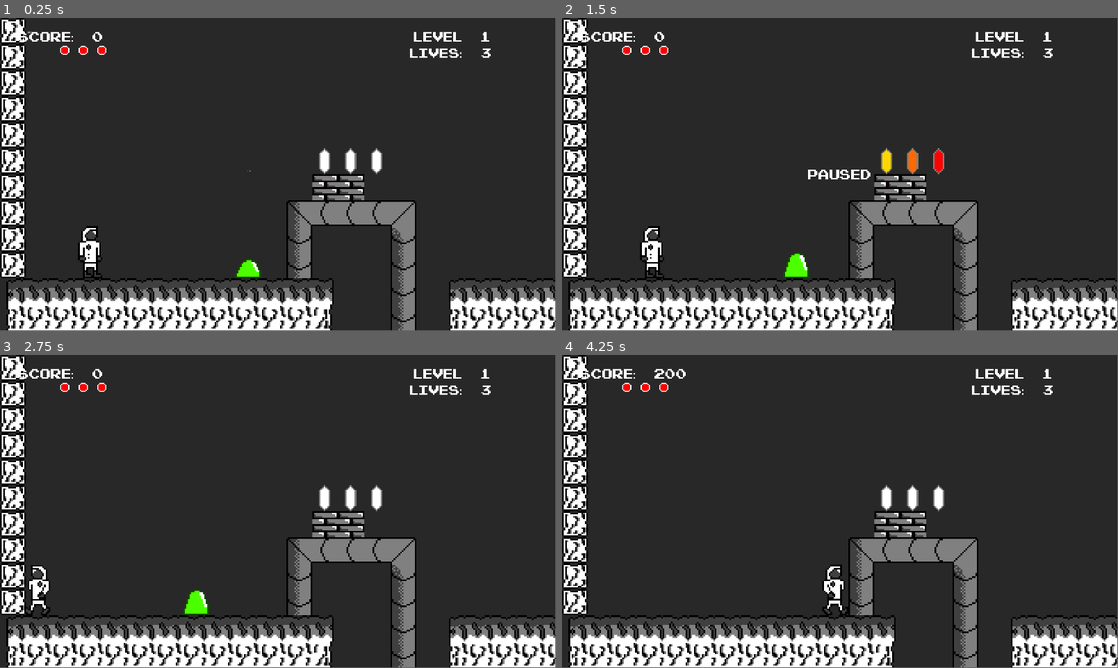
Above: before the commit, frames 1-4 (two rows, left to right).
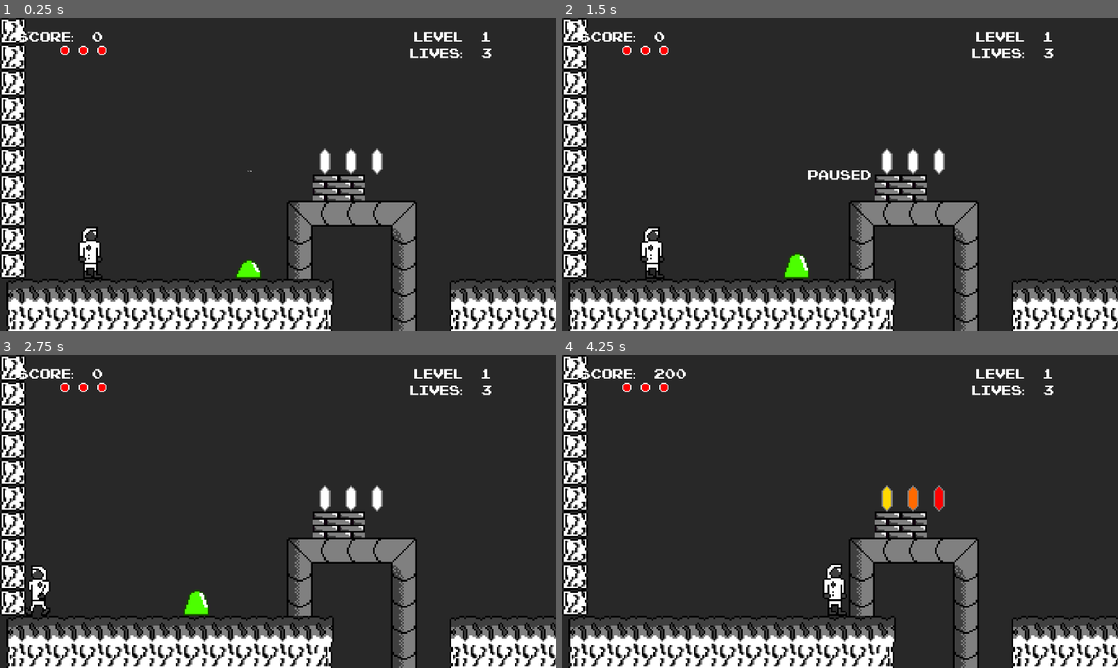
Above: after the commit, the same moments.

Repository: ekumagair/Space-Explorer-Godot
Game: Godot game, scene res://Scenes/TestScene.tscn
Two runs of this game, one before a commit and one after it. Both use one fixed random seed, a clock stepped at 60 frames per second and the inputs below. This scene is started directly instead of the project's main scene. Sound files missing from this copy of the repository are replaced by a short silence.
Inputs:
- Up to frame 1 (0.25 s): no input
- Up to frame 2 (1.5 s): tap Enter (Pause) at 0.5 s; hold Right (WalkRight) from 0.53 s (still down); tap Z (Fire) at 0.6, 1.35 s; tap X (Jump) at 0.77 s; tap Space at 1.25 s
- Up to frame 3 (2.75 s): tap X (Jump) at 1.52 s; tap Enter (Pause) at 2 s; release Right (WalkRight) at 2.03 s; hold Left (WalkLeft) from 2.03 s (still down); tap Z (Fire) at 2.1 s
- Up to frame 4 (4.25 s): release Left (WalkLeft) at 2.78 s; hold Right (WalkRight) from 2.78 s (still down); tap Z (Fire) at 2.85, 3.6 s; tap X (Jump) at 3.02, 3.77 s; tap F5 (Screenshot, bound only after the commit) at 4.15 s
In our replay, the window is 799x449 before the commit and 800x450 after it. These sizes can differ from the game's own. Grey fills any space a smaller window leaves; there, only what the larger window draws over its background counts as a difference.

The runs differ from the first frame. In frame 1, 4.8% of the frame differs, in the area x 0-100%, y 0-100%; in frame 2, 5.2%; in frame 3, 4.8%; in frame 4, 5.2%.

Commit message:
First public version
Added screenshot input and adjusted animation speeds on some objects.

Diff:
--- a/Prefabs/Bullet.tscn
+++ b/Prefabs/Bullet.tscn
@@ -22,7 +22,7 @@
 }],
 "loop": true,
 "name": &"default",
-"speed": 5.0
+"speed": 6.0
 }]
 
 [sub_resource type="CircleShape2D" id="CircleShape2D_4cu4a"]
@@ -36,7 +36,7 @@
 [node name="AnimatedSprite2D" type="AnimatedSprite2D" parent="."]
 sprite_frames = SubResource("SpriteFrames_pk5wf")
 autoplay = "default"
-frame_progress = 0.638803
+frame_progress = 0.166246
 
 [node name="CollisionShape2D" type="CollisionShape2D" parent="."]
 shape = SubResource("CircleShape2D_4cu4a")
--- a/Prefabs/CannonShot.tscn
+++ b/Prefabs/CannonShot.tscn
@@ -22,7 +22,7 @@
 }],
 "loop": true,
 "name": &"default",
-"speed": 5.0
+"speed": 6.0
 }]
 
 [sub_resource type="CircleShape2D" id="CircleShape2D_4cu4a"]
@@ -37,8 +37,7 @@
 [node name="AnimatedSprite2D" type="AnimatedSprite2D" parent="."]
 sprite_frames = SubResource("SpriteFrames_pk5wf")
 autoplay = "default"
-frame = 1
-frame_progress = 0.589827
+frame_progress = 0.830558
 
 [node name="CollisionShape2D" type="CollisionShape2D" parent="."]
 shape = SubResource("CircleShape2D_4cu4a")
--- a/Prefabs/CrystalOrange.tscn
+++ b/Prefabs/CrystalOrange.tscn
@@ -7,4 +7,4 @@
 giveScore = 400
 
 [node name="AnimatedSprite2D" parent="." index="0"]
-animation = &"orange"
+animation = &"red"
--- a/Prefabs/CrystalYellow.tscn
+++ b/Prefabs/CrystalYellow.tscn
@@ -40,7 +40,7 @@
 }],
 "loop": true,
 "name": &"orange",
-"speed": 4.0
+"speed": 6.0
 }, {
 "frames": [{
 "duration": 1.0,
@@ -51,7 +51,7 @@
 }],
 "loop": true,
 "name": &"red",
-"speed": 4.0
+"speed": 6.0
 }, {
 "frames": [{
 "duration": 1.0,
@@ -62,7 +62,7 @@
 }],
 "loop": true,
 "name": &"yellow",
-"speed": 4.0
+"speed": 6.0
 }]
 
 [sub_resource type="RectangleShape2D" id="RectangleShape2D_qwk0b"]
--- a/Prefabs/Enemies/Monster.tscn
+++ b/Prefabs/Enemies/Monster.tscn
@@ -68,6 +68,11 @@
 target_position = Vector2(0, 32)
 collision_mask = 8
 
+[node name="RayCastSide" type="RayCast2D" parent="RayCastRoot"]
+position = Vector2(-16, 0)
+target_position = Vector2(-8, 0)
+collision_mask = 2
+
 [node name="VisibleOnScreenNotifier2D" type="VisibleOnScreenNotifier2D" parent="."]
 position = Vector2(0, -8)
 rect = Rect2(-16, -16, 32, 32)
--- a/Prefabs/Enemies/Slime.tscn
+++ b/Prefabs/Enemies/Slime.tscn
@@ -55,6 +55,11 @@
 target_position = Vector2(0, 32)
 collision_mask = 8
 
+[node name="RayCastSide" type="RayCast2D" parent="RayCastRoot"]
+position = Vector2(-8, 0)
+target_position = Vector2(-8, 0)
+collision_mask = 2
+
 [node name="VisibleOnScreenNotifier2D" type="VisibleOnScreenNotifier2D" parent="."]
 
 [editable path="HealthComponent"]
--- a/Prefabs/Enemies/SlimeFast.tscn
+++ b/Prefabs/Enemies/SlimeFast.tscn
@@ -53,9 +53,14 @@
 [node name="RayCastRoot" type="Node2D" parent="."]
 
 [node name="RayCastFloor" type="RayCast2D" parent="RayCastRoot"]
-position = Vector2(-16, -16)
+position = Vector2(-8, -16)
 target_position = Vector2(0, 32)
 collision_mask = 8
+
+[node name="RayCastSide" type="RayCast2D" parent="RayCastRoot"]
+position = Vector2(-8, 0)
+target_position = Vector2(-8, 0)
+collision_mask = 2
 
 [node name="VisibleOnScreenNotifier2D" type="VisibleOnScreenNotifier2D" parent="."]
 
--- a/Prefabs/ItemHealth.tscn
+++ b/Prefabs/ItemHealth.tscn
@@ -17,7 +17,7 @@
 }],
 "loop": true,
 "name": &"hp",
-"speed": 5.0
+"speed": 6.0
 }]
 
 [sub_resource type="RectangleShape2D" id="RectangleShape2D_qwk0b"]
@@ -33,6 +33,7 @@
 [node name="AnimatedSprite2D" type="AnimatedSprite2D" parent="."]
 sprite_frames = SubResource("SpriteFrames_u0odd")
 animation = &"hp"
+frame_progress = 0.85485
 
 [node name="CollisionShape2D" type="CollisionShape2D" parent="."]
 shape = SubResource("RectangleShape2D_qwk0b")
--- a/Prefabs/Laser.tscn
+++ b/Prefabs/Laser.tscn
@@ -19,7 +19,7 @@
 }],
 "loop": true,
 "name": &"default",
-"speed": 10.0
+"speed": 12.0
 }]
 
 [sub_resource type="RectangleShape2D" id="RectangleShape2D_kh1rv"]
@@ -37,8 +37,8 @@
 position = Vector2(0, 2)
 sprite_frames = SubResource("SpriteFrames_pk5wf")
 autoplay = "default"
-frame = 1
-frame_progress = 0.507187
+frame = 2
+frame_progress = 0.332339
 
 [node name="CollisionShape2D" type="CollisionShape2D" parent="."]
 shape = SubResource("RectangleShape2D_kh1rv")
--- a/Prefabs/MonsterShot.tscn
+++ b/Prefabs/MonsterShot.tscn
@@ -22,7 +22,7 @@
 }],
 "loop": true,
 "name": &"default",
-"speed": 5.0
+"speed": 6.0
 }]
 
 [sub_resource type="CircleShape2D" id="CircleShape2D_4cu4a"]
@@ -37,8 +37,7 @@
 [node name="AnimatedSprite2D" type="AnimatedSprite2D" parent="."]
 sprite_frames = SubResource("SpriteFrames_pk5wf")
 autoplay = "default"
-frame = 1
-frame_progress = 0.302874
+frame_progress = 0.0168634
 
 [node name="CollisionShape2D" type="CollisionShape2D" parent="."]
 shape = SubResource("CircleShape2D_4cu4a")
--- a/Prefabs/ShipShot.tscn
+++ b/Prefabs/ShipShot.tscn
@@ -19,7 +19,7 @@
 }],
 "loop": true,
 "name": &"default",
-"speed": 5.0
+"speed": 6.0
 }]
 
 [sub_resource type="CircleShape2D" id="CircleShape2D_4cu4a"]
@@ -35,8 +35,7 @@
 [node name="AnimatedSprite2D" type="AnimatedSprite2D" parent="."]
 sprite_frames = SubResource("SpriteFrames_pk5wf")
 autoplay = "default"
-frame = 1
-frame_progress = 0.0735483
+frame_progress = 0.935079
 
 [node name="CollisionShape2D" type="CollisionShape2D" parent="."]
 shape = SubResource("CircleShape2D_4cu4a")
--- a/Prefabs/WeaponUpgrade.tscn
+++ b/Prefabs/WeaponUpgrade.tscn
@@ -21,7 +21,7 @@
 }],
 "loop": true,
 "name": &"battery",
-"speed": 5.0
+"speed": 6.0
 }]
 
 [sub_resource type="RectangleShape2D" id="RectangleShape2D_qwk0b"]
@@ -38,7 +38,7 @@
 position = Vector2(0, 4)
 sprite_frames = SubResource("SpriteFrames_u0odd")
 animation = &"battery"
-frame_progress = 0.113414
+frame_progress = 0.517458
 
 [node name="CollisionShape2D" type="CollisionShape2D" parent="."]
 shape = SubResource("RectangleShape2D_qwk0b")
--- a/Scenes/Level4.tscn
+++ b/Scenes/Level4.tscn
@@ -25,7 +25,7 @@
 [node name="TileMap" type="TileMap" parent="."]
 tile_set = ExtResource("1_hqngp")
 format = 2
-layer_0/tile_data = PackedInt32Array(589824, 131072, 3, 5898 …(6373 unchanged characters)… 93216, 0, 327761, 0, 3, 262239, 65536, 3)
+layer_0/tile_data = PackedInt32Array(589824, 131072, 3, 5898 …(6373 unchanged characters)… 93216, 0, 327761, 0, 3, 262239, 65536, 3, 65535, 0, 0, 131071, 0, 0, 196607, 0, 0, 262143, 0, 0, 327679, 0, 0, 393215, 0, 0, 458751, 0, 0, 524287, 0, 0, 589823, 0, 0, 655359, 0, 0)
 
 [node name="Player" parent="." instance=ExtResource("2_i8mip")]
 position = Vector2(56, 128)
--- a/Scripts/Global.gd
+++ b/Scripts/Global.gd
@@ -23,6 +23,7 @@
 
 const worldScorePath = preload('res://Prefabs/WorldScoreText.tscn')
 const gameVersion = "1.0"
+const maxLives = 99
 
 func _ready():
 	if difficulty < 0:
@@ -33,7 +34,7 @@
 func delete_created_objects():
 	for i in get_tree().root.get_child_count():
 			var nodeName : String = get_tree().root.get_children()[i].name
-			if nodeName != "global" and nodeName != "savedata":
+			if string_is_autoload_node(nodeName) == false:
 				get_tree().root.get_children()[i].queue_free()
 
 func restart_scene():
@@ -103,3 +104,9 @@
 	obj.position = origin.global_position - Vector2(0, 12)
 	obj.text = "1-UP"
 	obj.modulate = Color(0, 1, 0)
+
+func current_time():
+	return str(Time.get_date_dict_from_system().year) + "-" + str(Time.get_date_dict_from_system().month) + "-" + str(Time.get_date_dict_from_system().day) + " " + str(Time.get_time_dict_from_system().hour) + "-" + str(Time.get_time_dict_from_system().minute) + "-" + str(Time.get_time_dict_from_system().second)
+
+func string_is_autoload_node(text : String):
+	return text == "global" or text == "savedata" or text == "screenshot"
--- a/Scripts/HealthComponent.gd
+++ b/Scripts/HealthComponent.gd
@@ -56,11 +56,17 @@
 		if health <= 0 or is_instance_valid(self) == false:
 			return
 		parent.hide()
+
+		while get_tree().paused:
+			await get_tree().create_timer(0.01).timeout
 		await get_tree().create_timer(0.1).timeout
 
 		if health <= 0 or is_instance_valid(self) == false:
 			return
 		parent.show()
+
+		while get_tree().paused:
+			await get_tree().create_timer(0.01).timeout
 		await get_tree().create_timer(0.1).timeout
 
 	parent.show()
--- a/Scripts/Menu.gd
+++ b/Scripts/Menu.gd
@@ -26,6 +26,9 @@
 
 	if optionVolume != null:
 		optionVolume.value = global.masterVolume
+
+	if optionDifficulty != null:
+		optionDifficulty.set_value_text()
 
 	go_to_page(0)
 
@@ -95,6 +98,7 @@
 	get_viewport().gui_get_focus_owner().release_focus()
 	selectAnim = true
 	cursorRect.show()
+	savedata.save_game()
 
 	if flashCursor == true:
 		for i in 6:
--- a/Scripts/PlayerScript.gd
+++ b/Scripts/PlayerScript.gd
@@ -54,6 +54,9 @@
 	if fireWait > 0:
 		fireWait -= delta
 
+	if global.lives > global.maxLives:
+		global.lives = global.maxLives
+
 func _physics_process(delta):
 	# Add the gravity.
 	if not is_on_floor():
@@ -78,10 +81,11 @@
 	else:
 		velocity.x = move_toward(velocity.x, 0, speed)
 
+	update_animation(delta)
+	update_facing_direction()
+
 	if freeze == false:
 		move_and_slide()
-		update_animation(delta)
-		update_facing_direction()
 
 func update_animation(delta):
 	if fireAnimationTimer <= 0:
--- /dev/null
+++ b/Scripts/Screenshot.gd
@@ -0,0 +1,26 @@
+extends Node
+
+var identifier : int = 0
+
+func _ready():
+	process_mode = Node.PROCESS_MODE_ALWAYS
+	identifier = 0
+	identifier_reset()
+
+func _process(delta):
+	if Input.is_action_just_pressed("Screenshot"):
+		take_screenshot()
+
+func take_screenshot():
+	var img = get_viewport().get_texture().get_image()
+
+	if DirAccess.dir_exists_absolute("user://screenshots") == false:
+		DirAccess.make_dir_absolute("user://screenshots")
+
+	img.save_png("user://screenshots/SpaceExplorer " + global.current_time() + " " + str(identifier) + ".png")
+	identifier += 1
+
+func identifier_reset():
+	await get_tree().create_timer(1).timeout
+	identifier = 0
+	identifier_reset()
--- a/Scripts/WalkingNPC.gd
+++ b/Scripts/WalkingNPC.gd
@@ -49,6 +49,9 @@
 	if not $RayCastRoot/RayCastFloor.is_colliding() and is_on_floor() and turnAroundOnLedges == true:
 		turn_around()
 
+	if $RayCastRoot/RayCastSide.is_colliding() and is_on_floor():
+		turn_around()
+
 	if is_on_wall():
 		turn_around()
 
--- a/Scripts/WorldText.gd
+++ b/Scripts/WorldText.gd
@@ -7,5 +7,5 @@
 	queue_free()
 
 func _process(delta):
-	if position.y > 32:
+	if position.y > 32 or text == "1-UP":
 		position.y -= speed * delta
--- a/project.godot
+++ b/project.godot
@@ -15,6 +15,7 @@
 config/use_custom_user_dir=true
 config/custom_user_dir_name="EduardoKumagai/SpaceExplorerGodot"
 config/features=PackedStringArray("4.1", "Forward Plus")
+run/max_fps=60
 boot_splash/bg_color=Color(0, 0, 0, 1)
 config/icon="res://Sprites/Icon.png"
 boot_splash/minimum_display_time=2500
@@ -27,13 +28,14 @@
 
 global="*res://Scripts/Global.gd"
 savedata="*res://Scripts/SaveData.gd"
+screenshot="*res://Scripts/Screenshot.gd"
 
 [display]
 
 window/size/viewport_width=1920
 window/size/viewport_height=1080
 window/size/mode=4
-window/size/resizable=false
+window/stretch/mode="viewport"
 
 [input]
 
@@ -62,6 +64,11 @@
 "events": [Object(InputEventKey,"resource_local_to_scene":false,"resource_name":"","device":0,"window_id":0,"alt_presse …(181 unchanged characters)…
 ]
 }
+Screenshot={
+"deadzone": 0.5,
+"events": [Object(InputEventKey,"resource_local_to_scene":false,"resource_name":"","device":-1,"window_id":0,"alt_pressed":false,"shift_pressed":false,"ctrl_pressed":false,"meta_pressed":false,"pressed":false,"keycode":0,"physical_keycode":4194336,"key_label":0,"unicode":0,"echo":false,"script":null)
+]
+}
 
 [layer_names]
 
